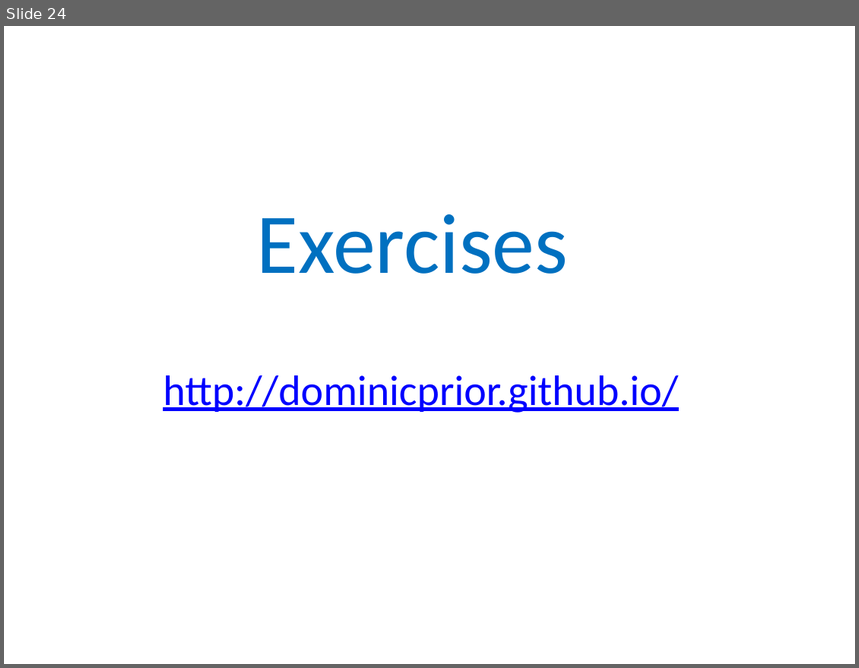
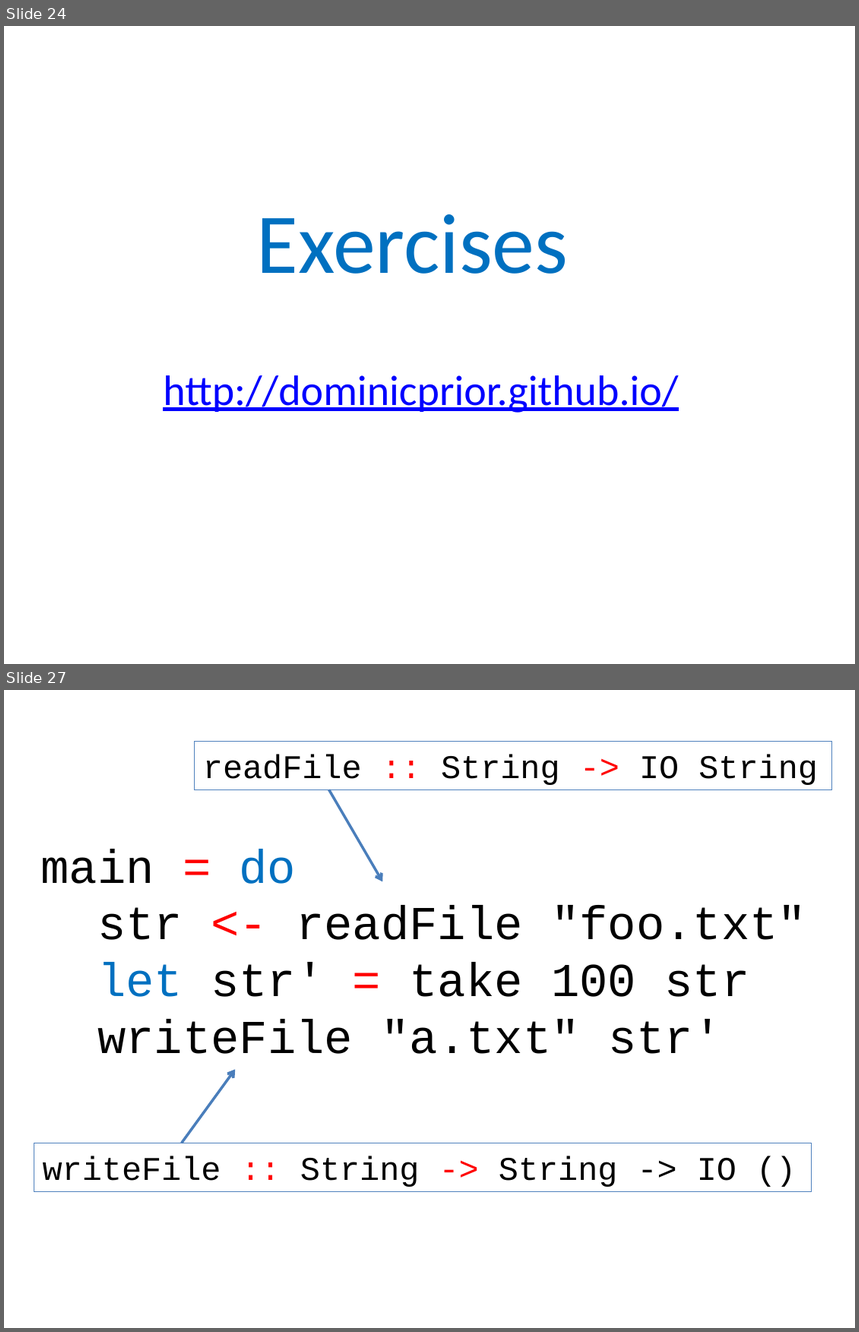
Before and after one commit to dominicprior/beginning-haskell-course, a slide deck: beginning-haskell.pptx. Shown one above the other, each under a label of ours: slide 24 before the commit, slides 24 and 27 after it; the slides between them are not shown. The pictures are 859x668 and 859x1332 pixels, drawn with LibreOffice and Linux fonts; fonts in the diff are those of the drawing. Boxes give left, top, right and bottom in pixels: in the first picture for what was removed or moved away, otherwise in the second. Text is boxed around its words. In the diff, an @@ line names an element or a change of style, - is before the commit and + after.

```diff
--- a/beginning-haskell.pptx
+++ b/beginning-haskell.pptx
@@ slide 27 added at (4, 690, 855, 1328), background #FFFFFF @@
@@ rectangle added at (195, 741, 832, 790), outline #4F81BD 0.75 pt, 28 pt, text #000000 @@
+readFile :: String -> IO String
@@ arrow added from (329, 790) to (382, 882), #4B7EBC 2.25 pt @@
@@ text added at (41, 849, 807, 1054), 40 pt, text #000000 @@
+main = do
+str <- readFile "foo.txt"
+let str' = take 100 str
+writeFile "a.txt" str'
@@ arrow added from (182, 1143) to (236, 1070), #4B7EBC 2.25 pt @@
@@ rectangle added at (34, 1143, 811, 1192), outline #4F81BD 0.75 pt, 28 pt, text #000000 @@
+writeFile :: String -> String -> IO ()
```
Also in this commit, not shown: 3 other slides added.
